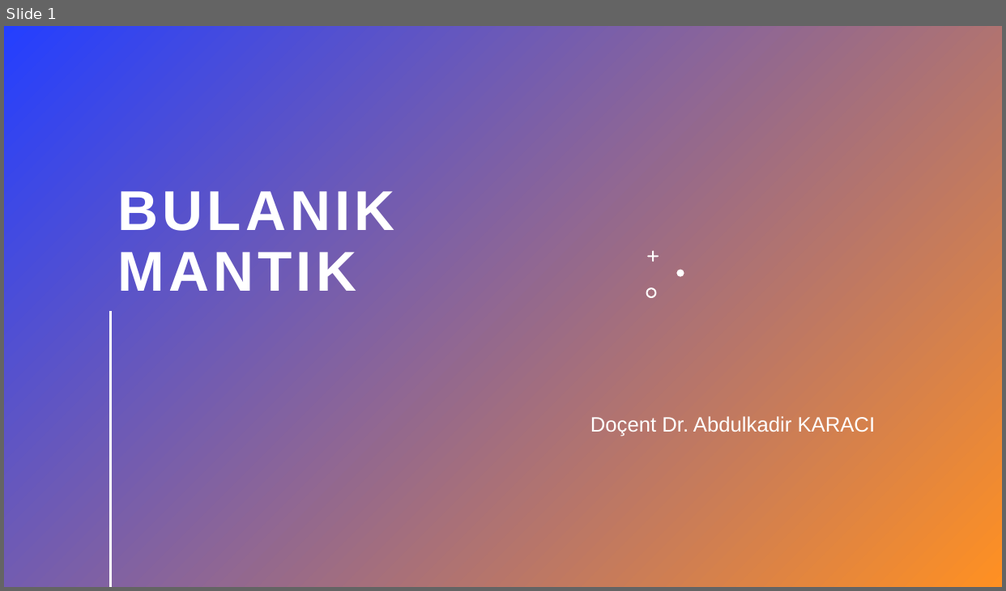
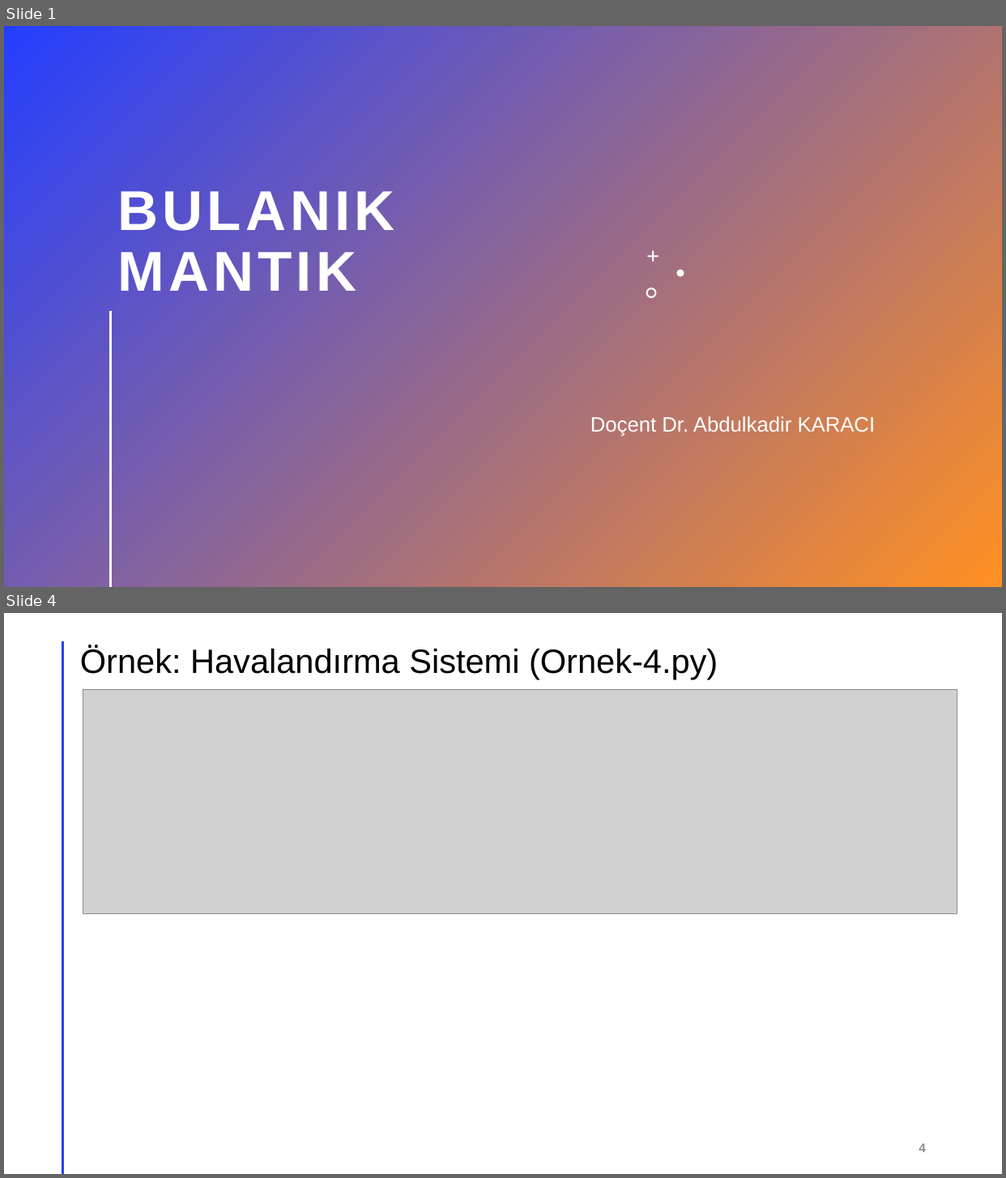
Before and after one commit to akaraci/Bulanik_Mantik, a slide deck: Örnekler.pptx. Shown one above the other, each under a label of ours: slide 1 before the commit, slides 1 and 4 after it; the slides between them are not shown. The pictures are 1006x591 and 1006x1178 pixels, drawn with LibreOffice and Linux fonts; fonts in the diff are those of the drawing; grey boxes stand for pictures. Boxes give left, top, right and bottom in pixels: in the first picture for what was removed or moved away, otherwise in the second. Text is boxed around its words. In the diff, an @@ line names an element or a change of style, - is before the commit and + after.

```diff
--- a/Örnekler.pptx
+++ b/Örnekler.pptx
@@ slide 4 added at [4, 613, 1002, 1174], background #FFFFFF @@
@@ line added from (62, 642) to (62, 1174), #FF9022 2 pt @@
@@ title added at [80, 646, 718, 679], 32.4 pt, text #000000 @@
+Örnek: Havalandırma Sistemi (Ornek-4.py)
@@ picture added at [83, 689, 957, 914] @@
@@ page number added at [918, 1144, 926, 1152], 12 pt, text #8C8C8C, bold @@
+4
```
Also in this commit, not shown: 2 slides changed, 22 other slides added.
